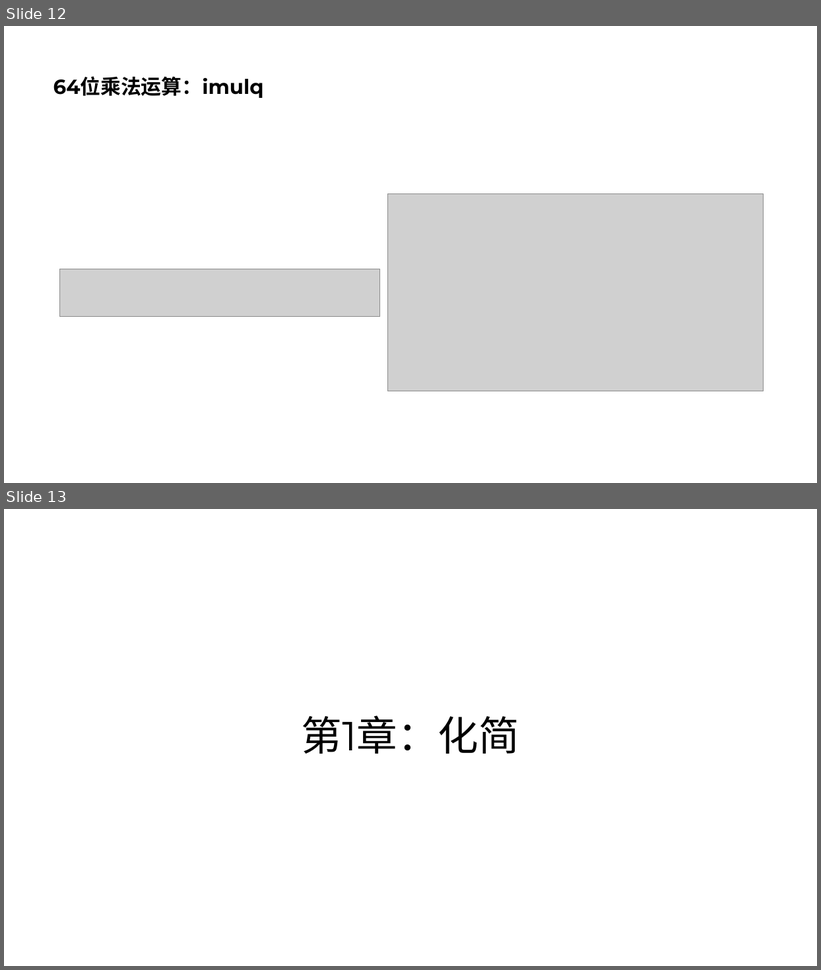
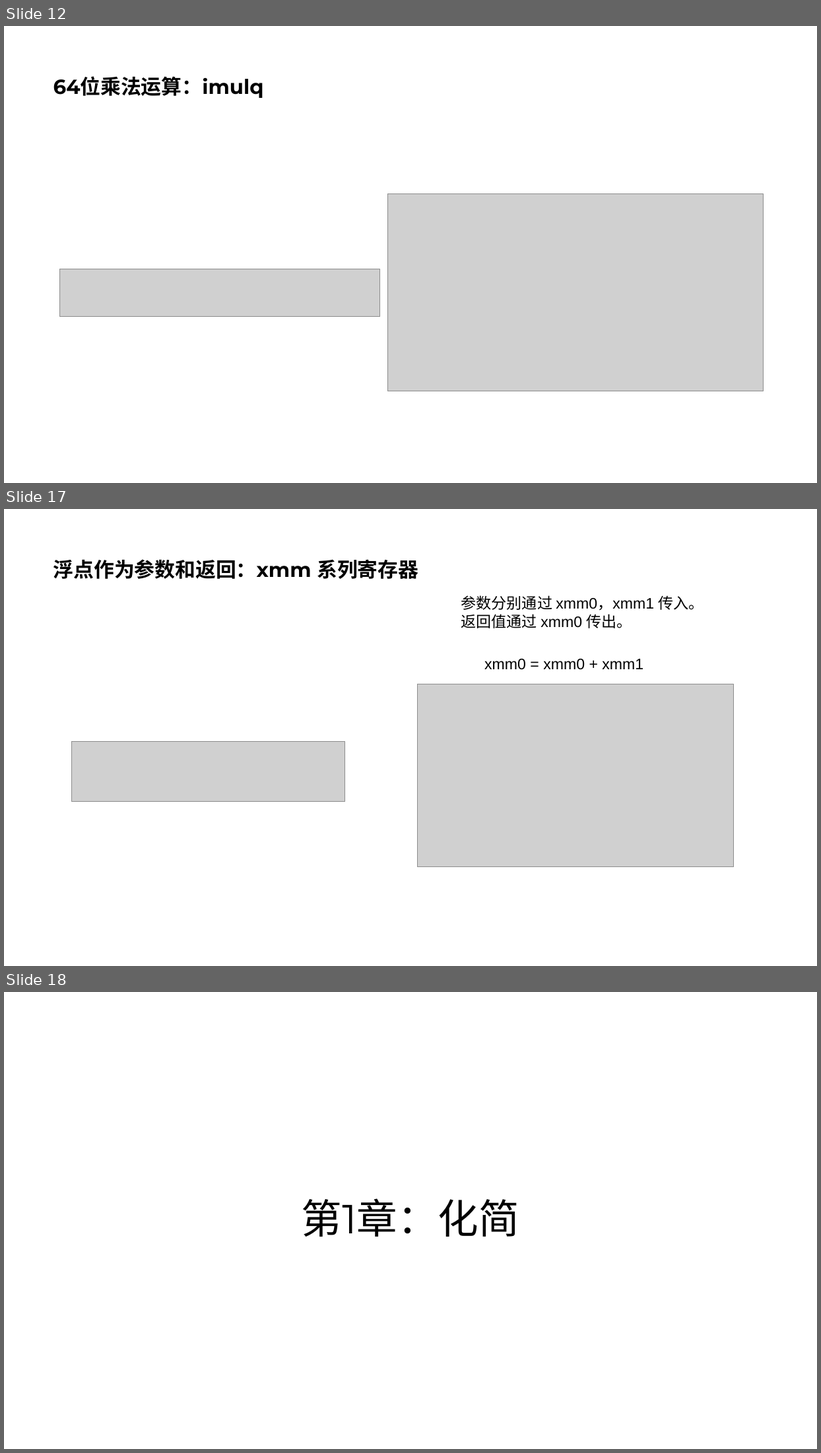
Before and after one commit to parallel101/course, a slide deck: 04/slides.pptx. Shown one above the other, each under a label of ours: slides 12 and 13 before the commit, slides 12, 17 and 18 after it; the slides between them are not shown. The pictures are 821x970 and 821x1453 pixels, drawn with LibreOffice and Linux fonts; fonts in the diff are those of the drawing; grey boxes stand for pictures. Boxes give left, top, right and bottom in pixels: in the first picture for what was removed or moved away, otherwise in the second. Text is boxed around its words. In the diff, an @@ line names an element or a change of style, - is before the commit and + after.

```diff
--- a/04/slides.pptx
+++ b/04/slides.pptx
@@ slide 17 added at (4,509,817,966), background #FFFFFF @@
@@ title added at (54,559,418,579), 24 pt, text #000000, bold @@
+浮点作为参数和返回：xmm 系列寄存器
@@ text added at (461,595,704,628), 18 pt, text #000000 @@
+参数分别通过 xmm0，xmm1 传入。
+返回值通过 xmm0 传出。
@@ text added at (484,659,644,670), 18 pt, text #000000 @@
+xmm0 = xmm0 + xmm1
@@ picture added at (418,685,734,867) @@
@@ picture added at (72,742,345,803) @@
@@ what was slide 13 is now slide 18 @@
```
Also in this commit, not shown: 1 slide changed, 11 other slides added, 31 other files.
